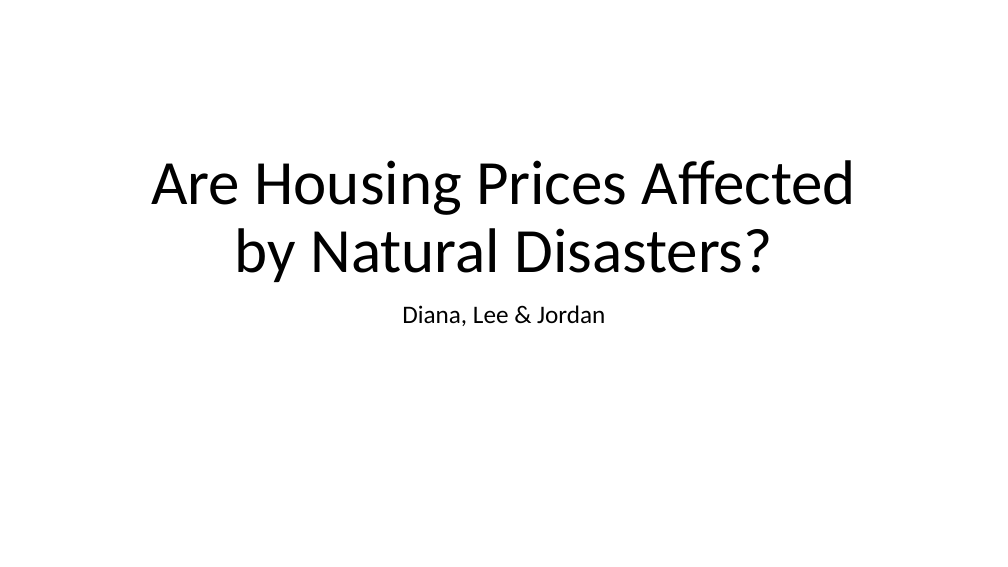
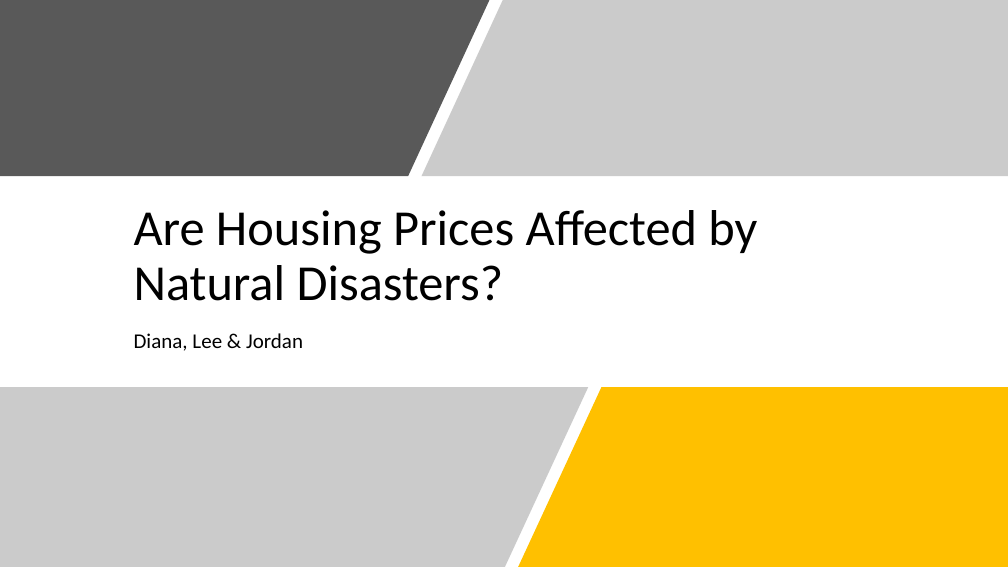
Before and after one commit to jormax14/data_bootcamp_project1, a slide deck: slide 1 of Are Housing Prices Affected by Natural Disasters.pptx. Drawn at 1008x567 pixels with LibreOffice and Linux fonts; fonts in the diff are those of the drawing. Boxes give left, top, right and bottom in pixels: in the first picture for what was removed or moved away, otherwise in the second. Text is boxed around its words. In the diff, an @@ line names an element or a change of style, - is before the commit and + after.

```diff
--- a/Are Housing Prices Affected by Natural Disasters.pptx
+++ b/Are Housing Prices Affected by Natural Disasters.pptx
@@ freeform shape added at [0, 0, 489, 176], fill #595959 @@
@@ freeform shape added at [422, 0, 1008, 176], fill #7F7F7F at 40% opacity @@
@@ title "Are Housing Prices Affected by ...": place and size @@
-title "Are Housing Prices Affected by ..." at [151, 160, 856, 282]
+title "Are Housing Prices Affected by ..." at [134, 210, 757, 301]
@@ title "Are Housing Prices Affected by ..." at [134, 210, 757, 301]: size 60 to 48 pt; alignment centre to left @@
@@ subtitle "Diana, Lee & Jordan": place and size @@
-subtitle "Diana, Lee & Jordan" at [402, 305, 605, 326]
+subtitle "Diana, Lee & Jordan" at [134, 333, 303, 351]
@@ subtitle "Diana, Lee & Jordan" at [134, 333, 303, 351]: size 24 to 20 pt; alignment centre to left @@
@@ freeform shape added at [0, 387, 588, 567], fill #7F7F7F at 40% opacity @@
@@ freeform shape added at [509, 387, 883, 567], fill #FFFFFF @@
@@ freeform shape added at [518, 387, 1008, 567], fill #FFC000 @@
```
Also in this commit, not shown: 7 other slides changed, 2 slides added, 3 other files.
